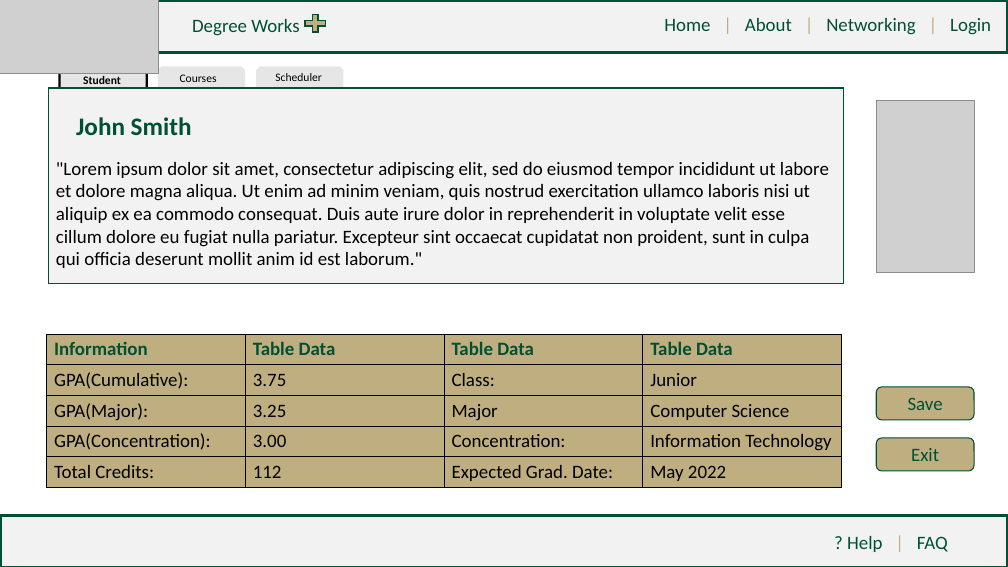
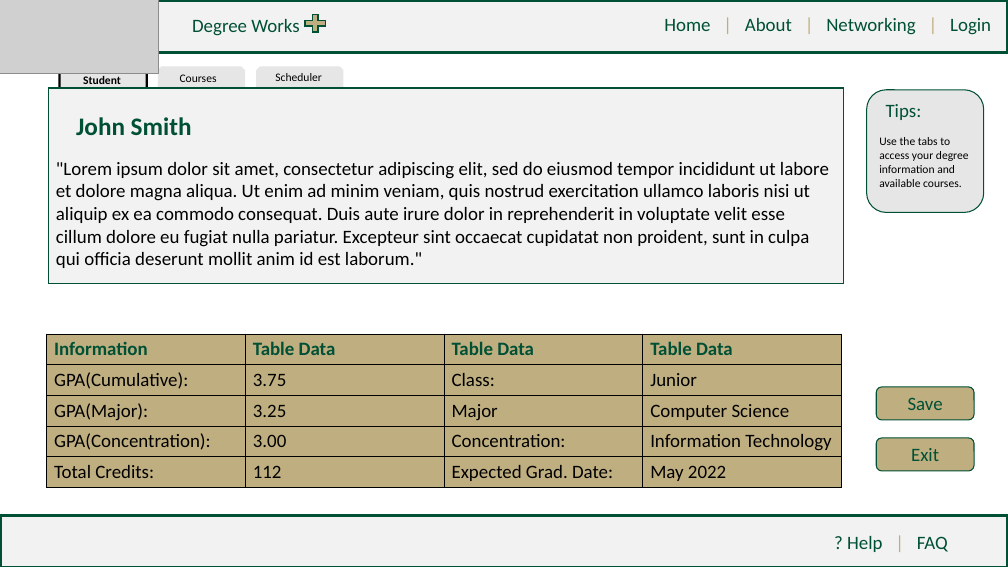
Before and after one commit to tcowie1/Group11-3155Repo, a slide deck: slide 2 of High-Fidelity/Group 11 - DegreeWorks PLUS High Fidelity.pptx. Drawn at 1008x567 pixels with LibreOffice and Linux fonts; fonts in the diff are those of the drawing; grey boxes stand for pictures. Boxes give left, top, right and bottom in pixels: in the first picture for what was removed or moved away, otherwise in the second. Text is boxed around its words. In the diff, an @@ line names an element or a change of style, - is before the commit and + after.

Commit message:
REV 2.03 Group 11 - Degree Works PLUS High Fidelity

```diff
--- a/High-Fidelity/Group 11 - DegreeWorks PLUS High Fidelity.pptx
+++ b/High-Fidelity/Group 11 - DegreeWorks PLUS High Fidelity.pptx
@@ rounded rectangle added at <box>867,90,984,212</box>, fill #E7E6E6, outline #005035 1 pt @@
@@ picture removed at <box>876,101,974,272</box> @@
@@ text added at <box>886,104,922,120</box>, 18 pt, text #005035 @@
+Tips:
@@ text added at <box>879,137,969,187</box>, 11 pt, text #000000 @@
+Use the tabs to access your degree information and available courses.
```
Also in this commit, not shown: 7 other slides changed, 3 slides added.
